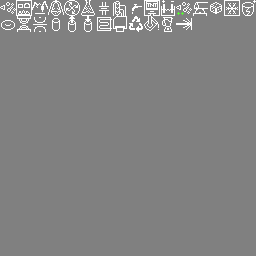
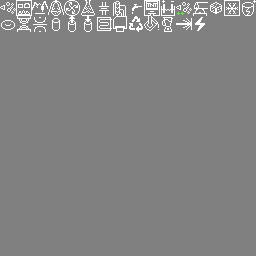
Layers edited between the first and the second 256x256 image:
painted on "Background" over [195, 17, 205, 31]
